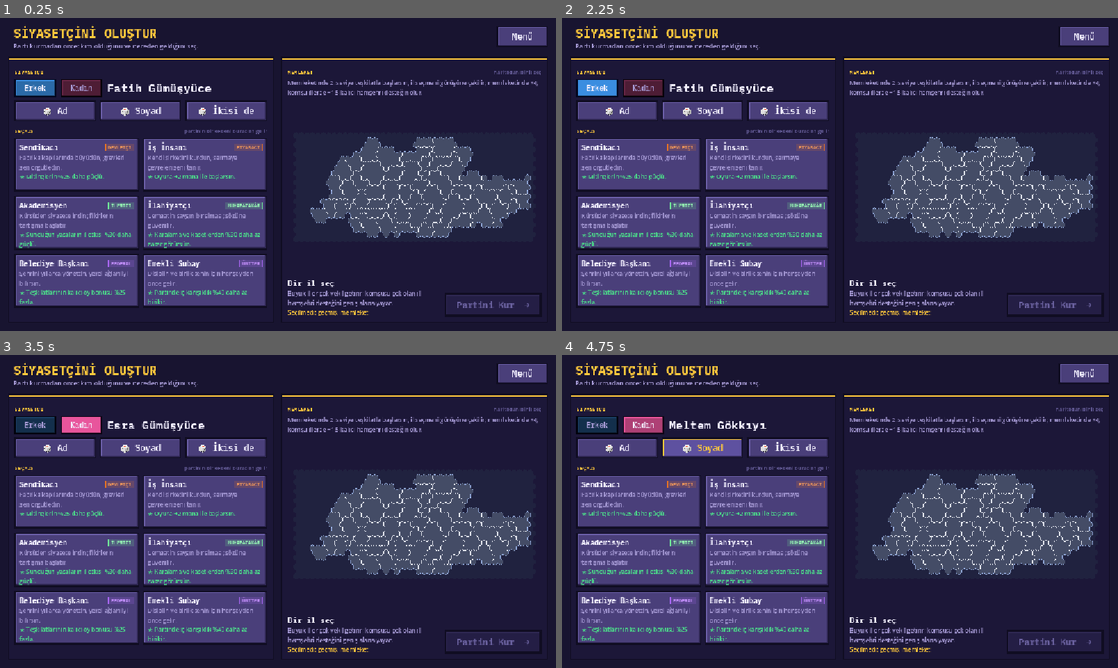
Above: before the commit, frames 1-4 (two rows, left to right).
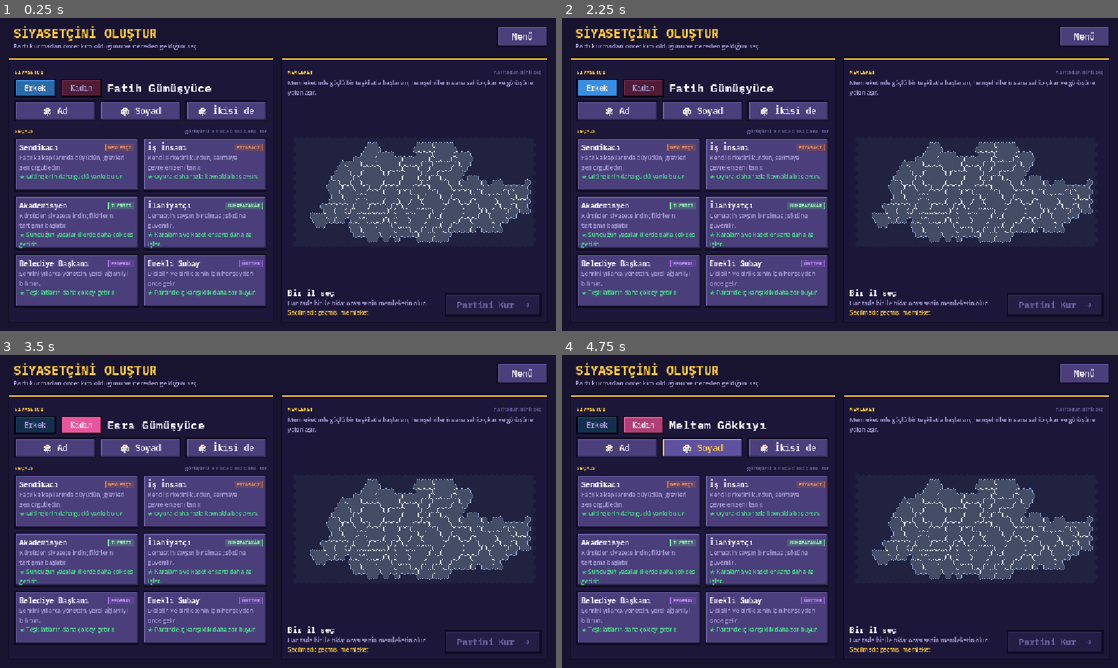
Above: after the commit, the same moments.

Repository: TriQue06/siyaset_oyunu_test_experimental
Game: Godot game, scene res://scenes/PoliticianSetup.tscn
Same seed, same stepped clock (60 frames per second), same inputs: the game is played once before the commit and once after it. This scene is started directly instead of the project's main scene. Sound files missing from this copy of the repository are replaced by a short silence.
Inputs:
- Up to frame 1 (0.25 s): no input
- Up to frame 2 (2.25 s): click "Menü" at 0.5 s; click "Devam Et (ESC)" at 1.25 s; click "Erkek" at 2 s
- Up to frame 3 (3.5 s): click "Kadın" at 2.75 s
- Up to frame 4 (4.75 s): click "🎲 Ad" at 3.5 s; click "🎲 Soyad" at 4.25 s

The runs differ from the first frame. In frame 1, 4.4% of the frame differs, in the area x 3-97%, y 19-93%; in frame 2, 4.4%; in frame 3, 4.4%; in frame 4, 4.4%.

Commit message:
Sürüm 0.0.121: geçmiş ekseni kilitlemez (+0,5 kayma), memleket komşuları etkilemez, sayısız açıklamalar
Co-Authored-By: Claude Opus 5.5 <noreply@anthropic.com>

Diff:
--- a/siyaset-oyunu/project.godot
+++ b/siyaset-oyunu/project.godot
@@ -11,7 +11,7 @@
 [application]
 
 config/name="Siyaset Oyunu"
-config/version="0.0.120"
+config/version="0.0.121"
 run/main_scene="res://scenes/Lobby.tscn"
 config/quit_on_go_back=false
 config/features=PackedStringArray("4.7", "Forward Plus")
--- a/siyaset-oyunu/scripts/card_manager.gd
+++ b/siyaset-oyunu/scripts/card_manager.gd
@@ -810,6 +810,10 @@
 			var fixed := data.duplicate()
 			fixed["hometown"] = home
 			PartyManager.set_politician_host(peer_id, fixed)
+		# Geçmiş, ekseninde görüşü o uca biraz daha kaydırır (kilit yok).
+		var shift := PoliticianPresets.ideology_shift(String(data.get("background", "")))
+		if not shift.is_empty():
+			PartyManager.apply_ideology_delta(peer_id, shift["axis"], shift["delta"])
 		if home == "":
 			continue
 		organizations[home] = organizations.get(home, {})
--- a/siyaset-oyunu/scripts/party_manager.gd
+++ b/siyaset-oyunu/scripts/party_manager.gd
@@ -243,7 +243,6 @@
 		"ready": true,
 	}
 	var background := PoliticianPresets.random_background()
-	parties[peer_id]["ideology"] = PoliticianPresets.apply_to_ideology(background, parties[peer_id]["ideology"])
 	var homes := GameMap.province_ids()
 	var bot_name := PoliticianPresets.random_name(PoliticianPresets.used_surnames(peer_id))
 	parties[peer_id]["politician"] = PoliticianPresets.make(bot_name["first_name"], bot_name["surname"],
--- a/siyaset-oyunu/scripts/party_setup.gd
+++ b/siyaset-oyunu/scripts/party_setup.gd
@@ -71,7 +71,7 @@
 	_unlimited_time = true
 	_time_left = 0.0
 	_party_name = "Parti%d" % randi_range(1, 99)
-	_ideology = PoliticianPresets.apply_to_ideology(_target_background(), IdeologyAxes.random_start_ideology())
+	_ideology = IdeologyAxes.random_start_ideology()
 
 	name_edit.text = _party_name
 	name_edit.max_length = PartyManager.NAME_MAX_LENGTH
@@ -380,12 +380,6 @@
 	_update_preview()
 	_push_party()
 
-## Düzenlenen partinin siyasetçisinin geçmişi (kendi partim ya da bot).
-func _target_background() -> String:
-	if _editing_bot():
-		return PoliticianPresets.background_of(_edit_target)
-	return String(PartyManager.my_politician.get("background", PoliticianPresets.background_of(multiplayer.get_unique_id())))
-
 ## Her eksen için: başlık + iki uç düğmesi (ör. "Devletçi" | "Piyasacı").
 ## Oyuncu SADECE kelimeleri görür; arkadaki değer ±IdeologyAxes.START_MAGNITUDE.
 func _build_ideology_rows() -> void:
@@ -415,11 +409,6 @@
 			button.add_theme_font_size_override("font_size", 11)
 			button.button_pressed = (float(_ideology.get(axis, 0.0)) > 0.0) == (dir > 0)
 			button.disabled = _is_locked and not _editing_bot()
-			# GEÇMİŞİN EKSENİ SABİT: sendikacı Devletçi, iş insanı Piyasacı başlar...
-			var bg_info := PoliticianPresets.background(_target_background())
-			if not bg_info.is_empty() and String(bg_info["axis"]) == axis:
-				button.disabled = true
-				button.tooltip_text = "Siyasetçinin geçmişi (%s) bu ekseni belirler." % String(bg_info["title"])
 			button.pressed.connect(_on_ideology_side_pressed.bind(axis, dir))
 			row.add_child(button)
 			pair.append(button)
@@ -468,8 +457,7 @@
 		_party_name = String(party.get("name", ""))
 		_selected_icon_index = int(party.get("icon_index", 0))
 		_selected_bg_color = party.get("bg_color", _selected_bg_color)
-		_ideology = PoliticianPresets.apply_to_ideology(PoliticianPresets.background_of(bot_id),
-			(party.get("ideology", IdeologyAxes.random_start_ideology()) as Dictionary))
+		_ideology = (party.get("ideology", IdeologyAxes.random_start_ideology()) as Dictionary).duplicate()
 		title_label.text = "BOT PARTİSİ: %s" % MultiplayerManager.players.get(bot_id, {}).get("name", "Bot")
 		_set_controls_disabled(false)
 		ready_button.disabled = true  # hazır butonu sadece kendi partin için
--- a/siyaset-oyunu/scripts/politician_presets.gd
+++ b/siyaset-oyunu/scripts/politician_presets.gd
@@ -2,12 +2,14 @@
 extends RefCounted
 ## SİYASETÇİ PROFİLİ: oyun bir siyasetçinin parti kurmasıyla başlar. Parti
 ## kurulmadan önce her oyuncu siyasetçisini seçer (bkz. politician_setup.gd):
-##   - GEÇMİŞ: 6 meslek, her biri bir siyasi eksenin bir ucuyla uyumlu. Parti
-##     o eksende o uçtan başlar (kurulumda değiştirilemez) ve geçmişin kalıcı
-##     bir oyun avantajı vardır (bkz. BACKGROUNDS[..]["perk"]).
+##   - GEÇMİŞ: 6 meslek, her biri bir siyasi eksenin bir ucuyla uyumlu. Görüş
+##     parti kurulumunda serbestçe seçilir; oyun başlarken geçmişin ekseni o
+##     uca BACKGROUND_SHIFT kadar daha kayar (iş insanı + Devletçi seçim:
+##     −1,5 yerine −1). Geçmişin kalıcı bir oyun avantajı da vardır (perk).
 ##   - MEMLEKET: haritadan seçilen il. Oyuna orada 2. seviye teşkilatla
-##     başlanır, il seçmeni partinin görüşüne çekilir ve hem memlekette hem
-##     komşularında kalıcı "hemşehri" desteği vardır.
+##     başlanır, il seçmeni partinin görüşüne çekilir ve memlekette kalıcı
+##     "hemşehri" desteği vardır. Komşu iller ETKİLENMEZ.
+## ARAYÜZ METİNLERİ SAYI İÇERMEZ (özet anlatım); sayılar sadece burada.
 ## Veri parti sözlüğünde durur: parties[peer]["politician"] =
 ##   {"gender", "first_name", "surname", "name" (ad + soyad), "background", "hometown"}
 ## İSİM TAMAMEN RASTGELE (elle yazılmaz): random_name(). SOYAD ileride çok
@@ -19,22 +21,22 @@
 const BACKGROUNDS := {
 	"sendikaci": {"title": "Sendikacı", "axis": "economic", "dir": -1,
 		"blurb": "Fabrika kapılarında büyüdün, grevleri sen örgütledin.",
-		"perk": "Mitinglerin %25 daha güçlü."},
+		"perk": "Mitinglerin daha güçlü yankı bulur."},
 	"is_insani": {"title": "İş İnsanı", "axis": "economic", "dir": 1,
 		"blurb": "Kendi şirketini kurdun, sermaye çevreleri seni tanır.",
-		"perk": "Oyuna +2 mana ile başlarsın."},
+		"perk": "Oyuna daha fazla kaynakla başlarsın."},
 	"akademisyen": {"title": "Akademisyen", "axis": "social", "dir": -1,
 		"blurb": "Kürsüden siyasete indin; fikirlerin tartışma başlatır.",
-		"perk": "Sunduğun yasaların il etkisi %30 daha güçlü."},
+		"perk": "Sunduğun yasalar illerde daha çok ses getirir."},
 	"ilahiyatci": {"title": "İlahiyatçı", "axis": "social", "dir": 1,
 		"blurb": "Cemaatin saygın bir siması; sözüne güvenilir.",
-		"perk": "Karalama ve kasetlerden %30 daha az zarar görürsün."},
+		"perk": "Karalama ve kasetler sana daha az işler."},
 	"belediye_baskani": {"title": "Belediye Başkanı", "axis": "administrative", "dir": -1,
 		"blurb": "Şehrini yıllarca yönettin, yerel ağları iyi bilirsin.",
-		"perk": "Teşkilatlarının kalıcı oy bonusu %25 fazla."},
+		"perk": "Teşkilatların daha çok oy getirir."},
 	"emekli_subay": {"title": "Emekli Subay", "axis": "administrative", "dir": 1,
 		"blurb": "Disiplin ve birlik senin için her şeyden önce gelir.",
-		"perk": "Partinde iç karışıklık %40 daha az birikir."},
+		"perk": "Partinde iç karışıklık daha zor büyür."},
 }
 const BACKGROUND_ORDER := ["sendikaci", "is_insani", "akademisyen", "ilahiyatci",
 	"belediye_baskani", "emekli_subay"]
@@ -50,9 +52,10 @@
 # --- Memleket -----------------------------------------------------------------
 ## Oyun başında memlekette bedava kurulan teşkilat seviyesi.
 const HOMETOWN_ORG_LEVEL := 2
-## Kalıcı hemşehri desteği (aktivite puanı, sönmez): memleket ve komşuları.
+## Kalıcı hemşehri desteği (aktivite puanı, sönmez): sadece memleket.
 const HOMETOWN_ACTIVITY := 4.0
-const NEIGHBOR_ACTIVITY := 1.5
+## Geçmişin ekseninde oyun başında ek kayma (o ucun yönünde).
+const BACKGROUND_SHIFT := 0.5
 ## Oyun başında memleket seçmeninin görüşü partiye bu oranda çekilir (kalıcı:
 ## ilin "kökeni" de çekilir, zamanla geri dönmez).
 const HOMETOWN_PULL := 0.4
@@ -147,12 +150,19 @@
 	var sides: Dictionary = IdeologyAxes.AXIS_SIDES[info["axis"]]
 	return String(sides["pos"] if int(info["dir"]) > 0 else sides["neg"])
 
-## Partinin başlangıç görüşünü geçmişe uydurur (geçmişin ekseni sabitlenir).
-static func apply_to_ideology(id: String, ideology: Dictionary) -> Dictionary:
+## Geçmişin oyun başında görüşe kattığı kayma: {"axis", "delta"} ya da boş.
+static func ideology_shift(id: String) -> Dictionary:
+	var info: Dictionary = BACKGROUNDS.get(id, {})
+	if info.is_empty():
+		return {}
+	return {"axis": String(info["axis"]), "delta": BACKGROUND_SHIFT * int(info["dir"])}
+
+## Görüşe geçmiş kaymasını uygulanmış hâliyle döndürür (önizleme/test için).
+static func shifted_ideology(id: String, ideology: Dictionary) -> Dictionary:
 	var result := ideology.duplicate()
-	var info: Dictionary = BACKGROUNDS.get(id, {})
-	if not info.is_empty():
-		result[info["axis"]] = IdeologyAxes.START_MAGNITUDE * int(info["dir"])
+	var shift := ideology_shift(id)
+	if not shift.is_empty():
+		result[shift["axis"]] = IdeologyAxes.clamp_value(float(result.get(shift["axis"], 0.0)) + float(shift["delta"]))
 	return result
 
 static func random_background(rng: RandomNumberGenerator = null) -> String:
@@ -258,13 +268,9 @@
 static func has_background(peer_id: int, id: String) -> bool:
 	return background_of(peer_id) == id
 
-## Hemşehri desteği: memleket HOMETOWN_ACTIVITY, komşu il NEIGHBOR_ACTIVITY.
+## Hemşehri desteği: sadece memleket (komşu iller etkilenmez).
 static func hometown_activity(province_id: String, peer_id: int) -> float:
 	var home := hometown_of(peer_id)
-	if home == "":
-		return 0.0
-	if home == province_id:
+	if home != "" and home == province_id:
 		return HOMETOWN_ACTIVITY
-	if GameMap.neighbors().get(home, []).has(province_id):
-		return NEIGHBOR_ACTIVITY
 	return 0.0
--- a/siyaset-oyunu/scripts/politician_setup.gd
+++ b/siyaset-oyunu/scripts/politician_setup.gd
@@ -20,7 +20,6 @@
 ## Cinsiyet düğmeleri: erkek mavi, kadın pembe.
 const GENDER_STYLE := {"m": {"text": "Erkek", "color": Color("3A8DE0")},
 	"f": {"text": "Kadın", "color": Color("E8559C")}}
-const NEIGHBOR_COLOR := Color(1.0, 0.79, 0.24, 0.42)
 
 var _background_id: String = ""
 var _hometown: String = ""
@@ -124,7 +123,7 @@
 		dice_row.add_child(dice)
 	_reroll_name(true, true)
 
-	body.add_child(PopupKit.section("Geçmiş", "partinin bir ekseni buradan gelir"))
+	body.add_child(PopupKit.section("Geçmiş", "görüşünü bir uca biraz daha iter"))
 	var scroll := ScrollContainer.new()
 	scroll.size_flags_vertical = Control.SIZE_EXPAND_FILL
 	scroll.horizontal_scroll_mode = ScrollContainer.SCROLL_MODE_DISABLED
@@ -192,9 +191,8 @@
 	panel.mouse_filter = Control.MOUSE_FILTER_IGNORE
 	var body: VBoxContainer = built[1]
 	body.add_child(PopupKit.section("Memleket", "haritadan bir il seç"))
-	body.add_child(PopupKit.note(("Memleketinde 2. seviye teşkilatla başlarsın, il seçmeni görüşüne çekilir; " +
-		"memleketinde +%.0f, komşu illerde +%.1f kalıcı hemşehri desteğin olur.") % [
-		PoliticianPresets.HOMETOWN_ACTIVITY, PoliticianPresets.NEIGHBOR_ACTIVITY], UiTheme.TEXT_MUTED))
+	body.add_child(PopupKit.note("Memleketinde güçlü bir teşkilatla başlarsın; hemşehrilerin sana sahip çıkar ve görüşüne yakınlaşır.",
+		UiTheme.TEXT_MUTED))
 
 	_map_clip = Control.new()
 	_map_clip.clip_contents = true
@@ -323,25 +321,17 @@
 	_map.clear_overlay()
 	if _hometown == "":
 		return
-	var colors := {_hometown: HOME_COLOR}
-	for n in GameMap.neighbors().get(_hometown, []):
-		colors[n] = NEIGHBOR_COLOR
-	_map.set_province_colors(colors)
+	_map.set_province_colors({_hometown: HOME_COLOR})
 
 ## Alt bilgi: üzerinde durulan il, yoksa seçili memleket.
 func _refresh_info() -> void:
 	var id := _hovered if _hovered != "" else _hometown
 	if id == "":
 		_info_title.text = "Bir il seç"
-		_info_body.text = "Büyük iller çok vekil getirir; komşusu çok olan il hemşehri desteğini geniş alana yayar."
-		return
-	var neighbors: Array = GameMap.neighbors().get(id, [])
-	var near_seats := 0
-	for n in neighbors:
-		near_seats += GameMap.seats_of(String(n))
+		_info_body.text = "Haritada bir ile tıkla: orası senin memleketin olur."
+		return
 	_info_title.text = GameMap.name_of(id) + ("  ★ memleket" if id == _hometown else "")
-	_info_body.text = "%d vekil · %d komşu il (toplam %d vekil)%s" % [GameMap.seats_of(id), neighbors.size(),
-		near_seats, " · kıyı" if GameMap.is_coastal(id) else ""]
+	_info_body.text = "Senin memleketin." if id == _hometown else "Seçmek için tıkla."
 
 func _is_complete() -> bool:
 	return _surname != "" and _background_id != "" and _hometown != ""
--- a/siyaset-oyunu/tools/smoke_test_politician.gd
+++ b/siyaset-oyunu/tools/smoke_test_politician.gd
@@ -31,8 +31,8 @@
 	var map_before: Array = gmap.province_ids().duplicate()
 	var home := String(gmap.province_ids()[0])
 	pm.set_my_politician(PP.make("Ayla", "Gökyelken", "is_insani", home))
-	var ideology: Dictionary = PP.apply_to_ideology("is_insani", {"economic": -1.5, "social": -1.5, "administrative": 1.5})
-	check("is insani partiyi piyasaci baslatir", float(ideology["economic"]) > 0.0)
+	var ideology: Dictionary = {"economic": -1.5, "social": -1.5, "administrative": 1.5}
+	check("is insani + devletci secim -1 olur", is_equal_approx(float(PP.shifted_ideology("is_insani", ideology)["economic"]), -1.0))
 	pm.set_party_and_ready("Yeni Yol", 3, Color.WHITE, Color("F20C1F"), ideology, true)
 	var me: int = mm.owner_id
 	check("oyun basladi", mm.stage == mm.Stage.IN_GAME)
@@ -45,19 +45,20 @@
 		str(cm.mana_of(me)))
 	var neighbor := String(gmap.neighbors().get(home, [""])[0])
 	check("hemsehri destegi memlekette", is_equal_approx(PP.hometown_activity(home, me), PP.HOMETOWN_ACTIVITY))
-	check("hemsehri destegi komsuda", is_equal_approx(PP.hometown_activity(neighbor, me), PP.NEIGHBOR_ACTIVITY))
+	check("komsu il etkilenmez", PP.hometown_activity(neighbor, me) == 0.0)
+	check("oyun basinda geçmis kaymasi uygulandi", is_equal_approx(float(pm.parties[me]["ideology"]["economic"]), -1.0),
+		str(pm.parties[me]["ideology"]))
 	check("aktiviteye eklendi", cm.activity_of(home, me) >= PublicOpinion.org_activity(2) + PP.HOMETOWN_ACTIVITY - 0.01,
 		"%.2f" % cm.activity_of(home, me))
-	check("komsu aktivite haritasinda", float(cm.activity_entry(neighbor).get(me, 0.0)) >= PP.NEIGHBOR_ACTIVITY - 0.01)
 	var all_bots_ok := true
 	for bot in mm.bot_ids():
 		var bh: String = PP.hometown_of(bot)
 		var bg: Dictionary = PP.background(PP.background_of(bot))
 		var bot_ideology: Dictionary = pm.parties[bot]["ideology"]
 		if bh == "" or cm.organization_level(bh, bot) != PP.HOMETOWN_ORG_LEVEL \
-				or sign(float(bot_ideology[bg["axis"]])) != int(bg["dir"]):
+				or not [1.0, 2.0].has(absf(float(bot_ideology[bg["axis"]]))):
 			all_bots_ok = false
-	check("botlarin da siyasetcisi, memleketi ve uyumlu gorusu var", all_bots_ok)
+	check("botlarin da siyasetcisi, memleketi ve gecmis kaymasi var", all_bots_ok)
 
 	# Geçmiş avantajları.
 	var bot: int = mm.bot_ids()[0]
Not shown, changed: siyaset-oyunu/export_presets.cfg
